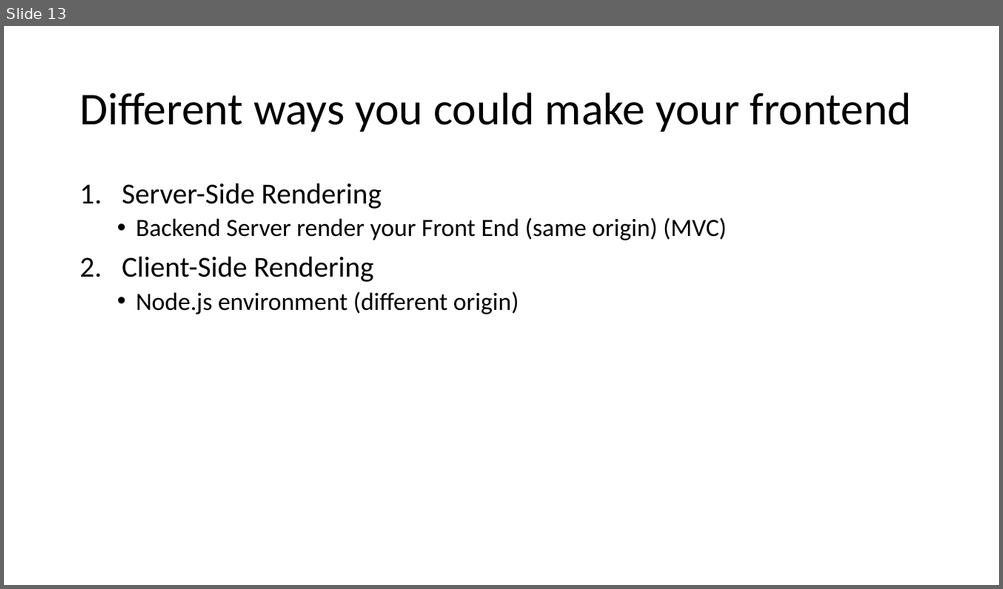
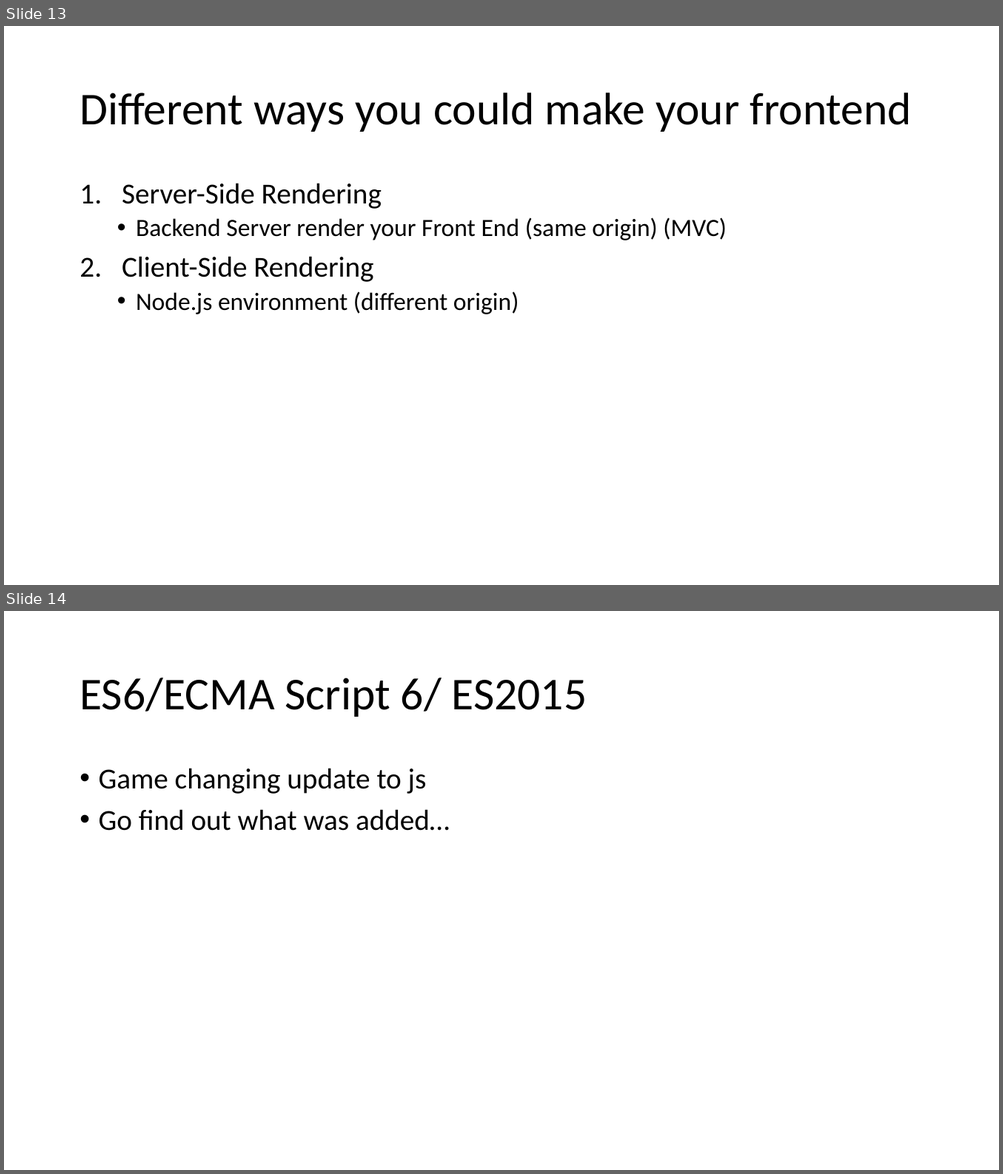
Before and after one commit to 2011JavaReact/Training, a slide deck: Week4/Week4.pptm. Shown one above the other, each under a label of ours: slide 13 before the commit, slides 13 and 14 after it. The pictures are 1003x589 and 1003x1174 pixels, drawn with LibreOffice and Linux fonts; fonts in the diff are those of the drawing. Boxes give left, top, right and bottom in pixels: in the first picture for what was removed or moved away, otherwise in the second. Text is boxed around its words. In the diff, an @@ line names an element or a change of style, - is before the commit and + after.

```diff
--- a/Week4/Week4.pptm
+++ b/Week4/Week4.pptm
@@ slide 14 added at bbox=[4, 611, 999, 1170], background #FFFFFF @@
@@ title added at bbox=[79, 678, 586, 717], 44 pt, text #000000 @@
+ES6/ECMA Script 6/ ES2015
@@ text added at bbox=[99, 768, 449, 831], 28 pt, text #000000 @@
+• Game changing update to js
+• Go find out what was added…
```
Also in this commit, not shown: 5 other slides added, 1 other file.
